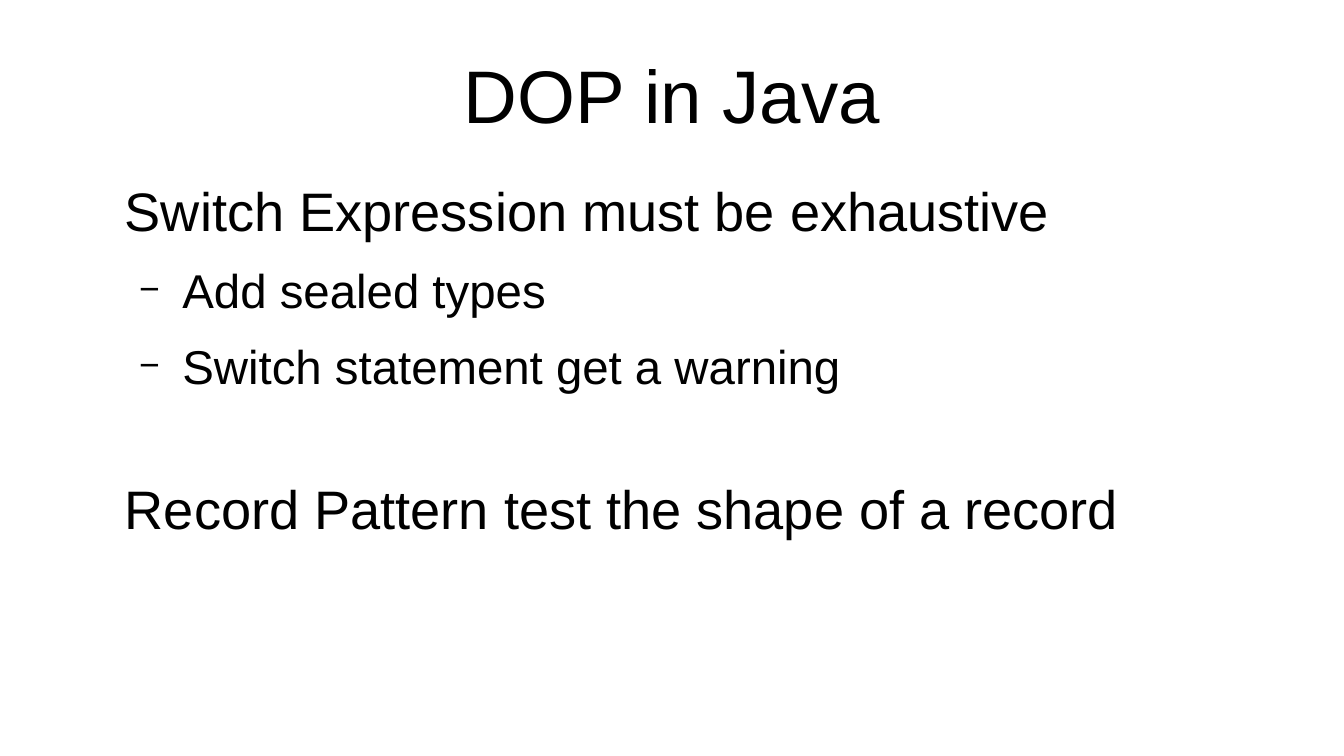
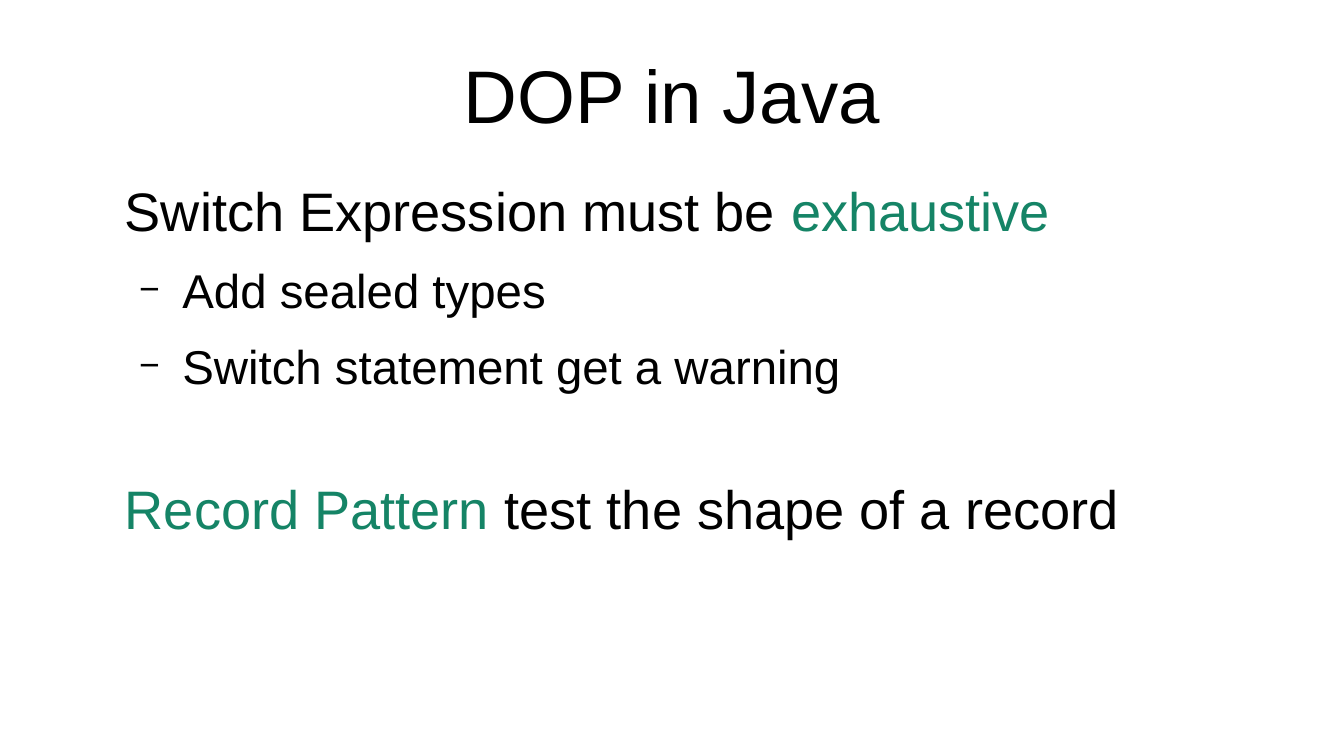
Before and after one commit to forax/dop-examples, a slide deck: slide 21 of data oriented programming.odp. Drawn at 1344x756 pixels with LibreOffice and Linux fonts; fonts in the diff are those of the drawing. Boxes give left, top, right and bottom in pixels: in the first picture for what was removed or moved away, otherwise in the second. Text is boxed around its words. In the diff, an @@ line names an element or a change of style, - is before the commit and + after.

```diff
--- a/data oriented programming.odp
+++ b/data oriented programming.odp
@@ text at [125, 191, 1119, 538]: text colour #000000 to #158466 in "exhaustive", "Record Pattern" @@
```
Also in this commit, not shown: 3 other slides changed, 1 slide added, 1 slide removed, 1 other file.
